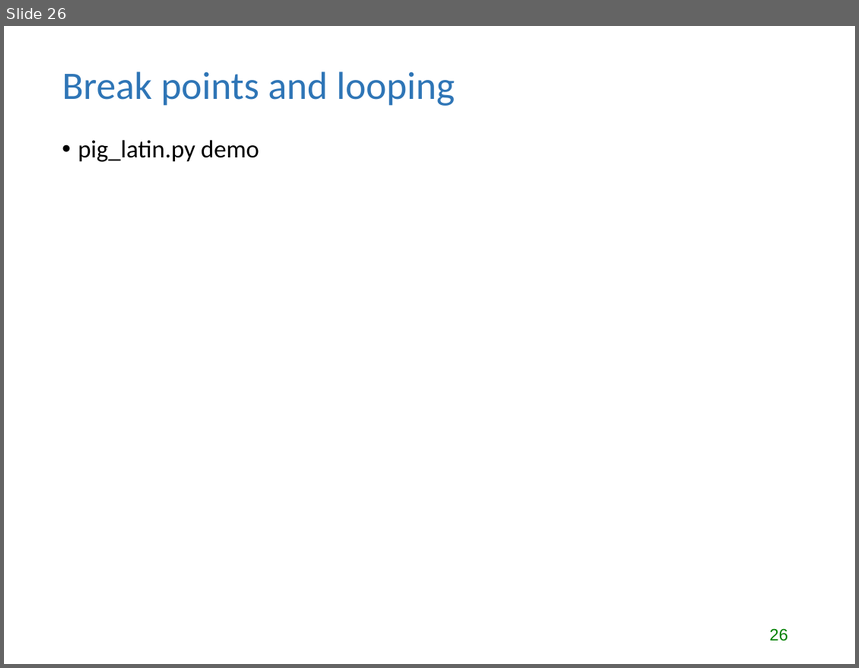
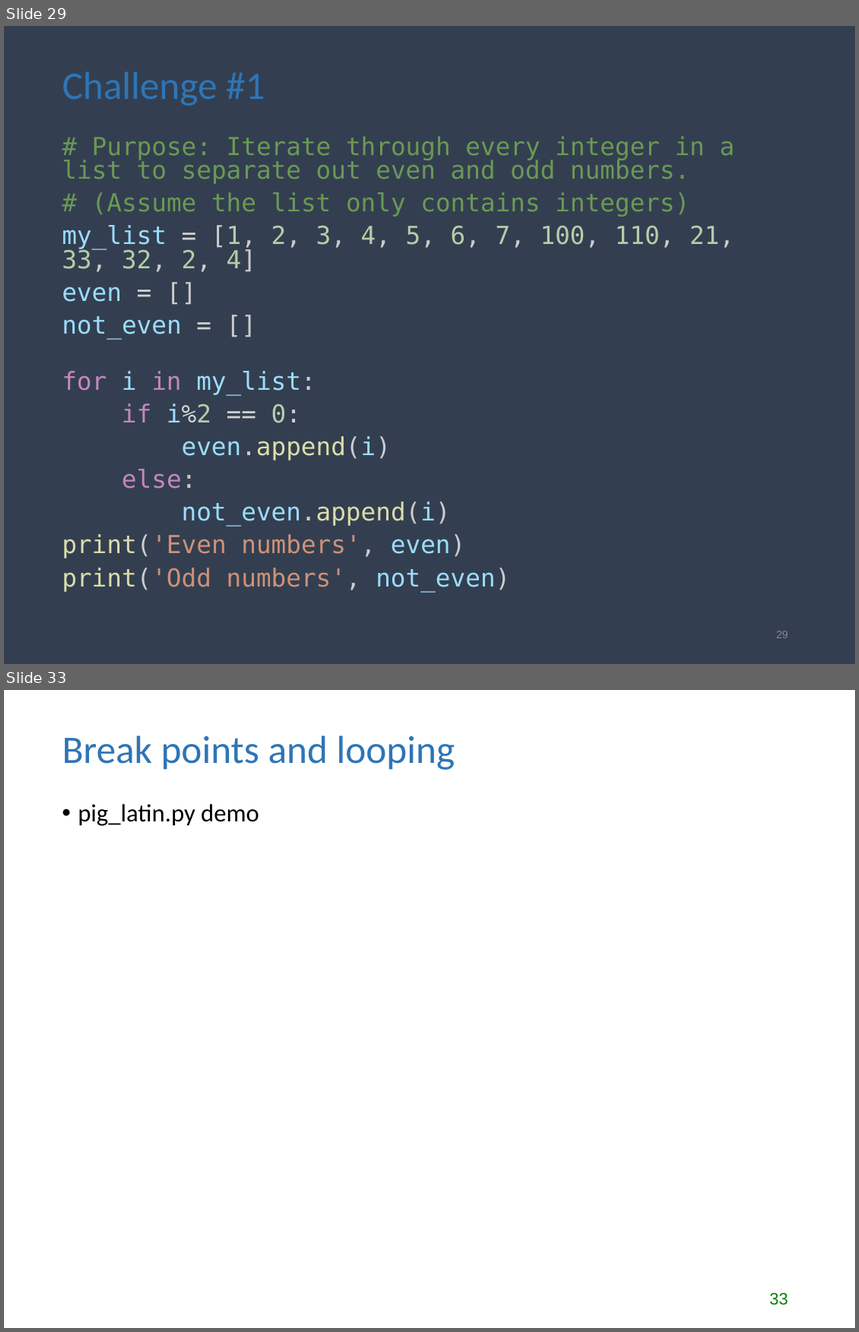
Before and after one commit to lgtateos/gis540, a slide deck: slides/looping.ppt. Shown one above the other, each under a label of ours: slide 26 before the commit, slides 29 and 33 after it; the slides between them are not shown. The pictures are 859x668 and 859x1332 pixels, drawn with LibreOffice and Linux fonts; fonts in the diff are those of the drawing. Boxes give left, top, right and bottom in pixels: in the first picture for what was removed or moved away, otherwise in the second. Text is boxed around its words. In the diff, an @@ line names an element or a change of style, - is before the commit and + after.

```diff
--- a/slides/looping.ppt
+++ b/slides/looping.ppt
@@ slide 29 added at box(4, 26, 855, 664), background #333F50 @@
@@ title added at box(63, 72, 265, 106), 33 pt, text #2E75B6 @@
+Challenge #1
@@ text added at box(62, 136, 735, 592), 21 pt, text #6A9955 @@
+# Purpose: Iterate through every integer in a list to separate out even and odd numbers.
+# (Assume the list only contains integers)
+my_list = [1, 2, 3, 4, 5, 6, 7, 100, 110, 21, 33, 32, 2, 4]
+even = []
+not_even = []
+for i in my_list:
+if i%2 == 0:
+even.append(i)
+else:
+not_even.append(i)
+print('Even numbers', even)
+print('Odd numbers', not_even)
@@ page number added at box(776, 631, 788, 639), 9 pt, text #898989 @@
+29
@@ what was slide 26 is now slide 33 @@
@@ page number at box(770, 1293, 788, 1306): text changed @@
-26
+33
```
Also in this commit, not shown: 10 slides changed, 6 other slides added.
